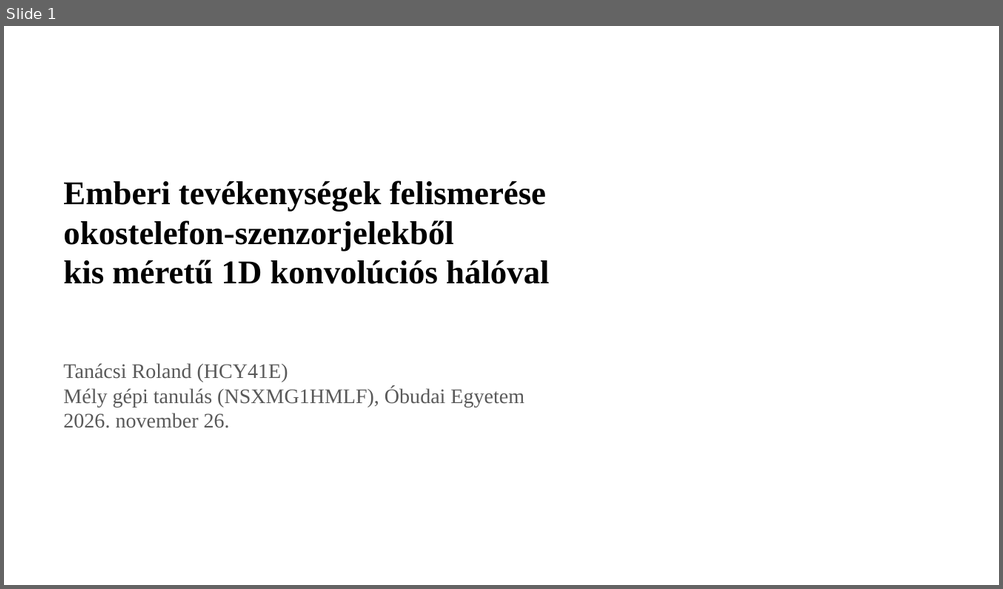
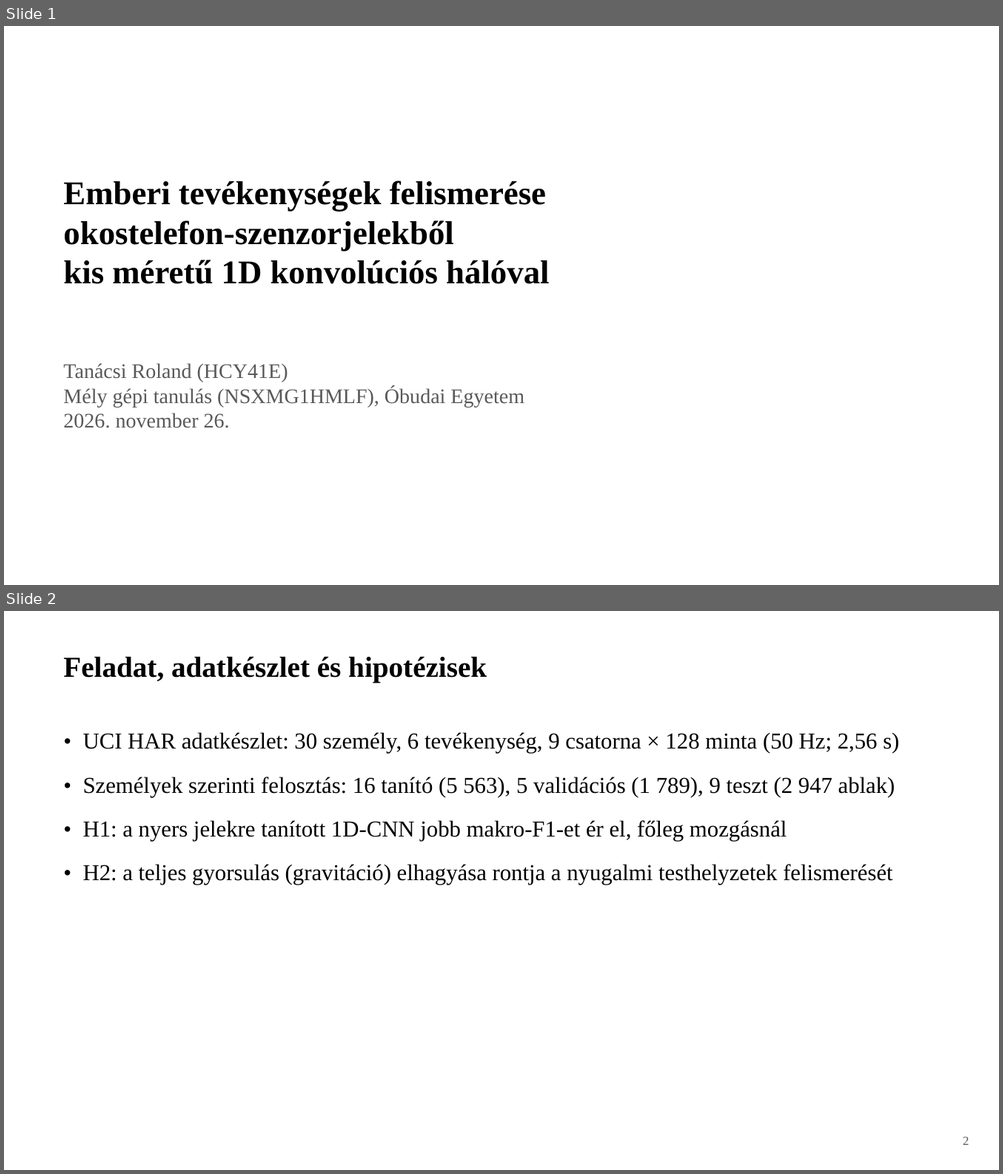
Before and after one commit to tanacsiroland/dl-har-project-hcy41e, a slide deck: docs/prezentacio.pptx. Shown one above the other, each under a label of ours: slide 1 before the commit, slides 1 and 2 after it. The pictures are 1003x589 and 1003x1174 pixels, drawn with LibreOffice and Linux fonts; fonts in the diff are those of the drawing. Boxes give left, top, right and bottom in pixels: in the first picture for what was removed or moved away, otherwise in the second. Text is boxed around its words. In the diff, an @@ line names an element or a change of style, - is before the commit and + after.

```diff
--- a/docs/prezentacio.pptx
+++ b/docs/prezentacio.pptx
@@ slide 2 added at (4,611,999,1170), background #FFFFFF @@
@@ text added at (63,656,486,683), 28 pt, text #000000, bold @@
+Feladat, adatkészlet és hipotézisek
@@ text added at (83,732,899,885), 22 pt, text #000000 @@
+• UCI HAR adatkészlet: 30 személy, 6 tevékenység, 9 csatorna × 128 minta (50 Hz; 2,56 s)
+• Személyek szerinti felosztás: 16 tanító (5 563), 5 validációs (1 789), 9 teszt (2 947 ablak)
+• H1: a nyers jelekre tanított 1D-CNN jobb makro-F1-et ér el, főleg mozgásnál
+• H2: a teljes gyorsulás (gravitáció) elhagyása rontja a nyugalmi testhelyzetek felismerését
@@ text added at (962,1137,968,1145), 12 pt, text #595959 @@
+2
```
Also in this commit, not shown: 2 slides changed, 4 other slides added, 1 slide removed, 3 other files.
